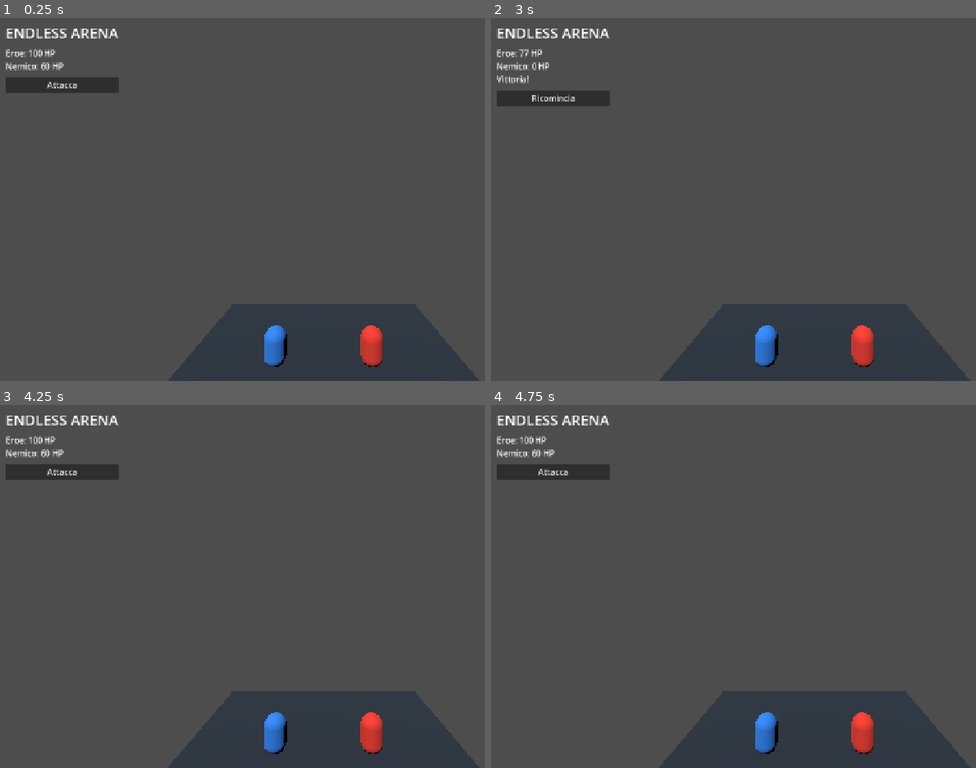
Above: before the commit, frames 1-4 (two rows, left to right).
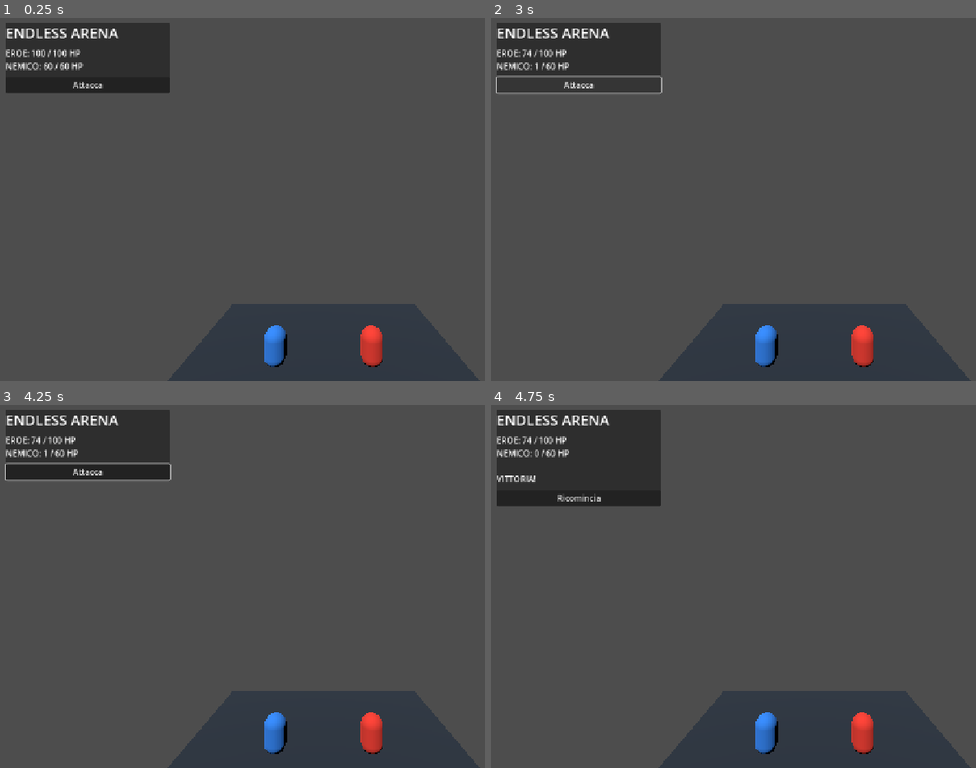
Above: after the commit, the same moments.

Repository: konakona185-gif/Super-spork-K7-school
Game: Godot game, scene res://scenes/main.tscn
The game is run twice, just before and just after one commit, with the same random seed, the same clock (stepped at 60 frames per second) and the same inputs.
Inputs (mouse positions are in pixels of both pictures, inside the frame that each line leads up to):
- Up to frame 1 (0.25 s): no input
- Up to frame 2 (3 s): click "Attacca" at 0.5 s; click "Attacca" at 1.25 s; click "Attacca" at 2 s; tap Enter at 2.75 s
- Up to frame 3 (4.25 s): click (63, 484) at 3.5 s, where only the run before the commit has a clickable "Ricomincia"
- Up to frame 4 (4.75 s): tap Space at 4.25 s

The runs differ from the first frame. In frame 1, 5.1% of the frame differs, in the area x 1-36%, y 1-21%; in frame 2, 5.5%; in frame 3, 5.2%; in frame 4, 7.4%, in the area x 1-36%, y 1-28%.

Commit message:
Update main.gd

Diff:
--- a/scripts/main.gd
+++ b/scripts/main.gd
@@ -1,14 +1,22 @@
+
 extends Node3D
 
-var hero_hp: int = 100
-var enemy_hp: int = 60
-var hero_turn: bool = true
+const HERO_MAX_HP: int = 100
+const ENEMY_MAX_HP: int = 60
+
+var hero_hp: int = HERO_MAX_HP
+var enemy_hp: int = ENEMY_MAX_HP
+var battle_over: bool = false
+var rng := RandomNumberGenerator.new()
 
 var status_label: Label
 var attack_button: Button
 var restart_button: Button
+var hero_mesh: MeshInstance3D
+var enemy_mesh: MeshInstance3D
 
 func _ready() -> void:
+	rng.randomize()
 	_build_arena()
 	_build_ui()
 	_update_ui()
@@ -20,9 +28,9 @@
 	floor_mesh.mesh = plane
 	floor_mesh.position.y = -0.1
 
-	var material := StandardMaterial3D.new()
-	material.albedo_color = Color(0.16, 0.20, 0.25)
-	floor_mesh.material_override = material
+	var floor_material := StandardMaterial3D.new()
+	floor_material.albedo_color = Color(0.16, 0.20, 0.25)
+	floor_mesh.material_override = floor_material
 	add_child(floor_mesh)
 
 	var light := DirectionalLight3D.new()
@@ -31,13 +39,21 @@
 
 	var camera := Camera3D.new()
 	camera.position = Vector3(0, 7, 10)
-	camera.look_at(Vector3(0, 0, 0))
+	camera.look_at(Vector3(0, 0.5, 0))
+	camera.current = true
 	add_child(camera)
 
-	_create_fighter(Vector3(-2, 0.8, 0), Color(0.2, 0.55, 1.0))
-	_create_fighter(Vector3(2, 0.8, 0), Color(1.0, 0.25, 0.2))
+	hero_mesh = _create_fighter(
+		Vector3(-2, 0.8, 0),
+		Color(0.2, 0.55, 1.0)
+	)
 
-func _create_fighter(pos: Vector3, tint: Color) -> void:
+	enemy_mesh = _create_fighter(
+		Vector3(2, 0.8, 0),
+		Color(1.0, 0.25, 0.2)
+	)
+
+func _create_fighter(pos: Vector3, tint: Color) -> MeshInstance3D:
 	var fighter := MeshInstance3D.new()
 	var mesh := CapsuleMesh.new()
 	mesh.radius = 0.45
@@ -50,65 +66,77 @@
 	fighter.material_override = material
 	add_child(fighter)
 
+	return fighter
+
 func _build_ui() -> void:
 	var layer := CanvasLayer.new()
 	add_child(layer)
 
-	var panel := VBoxContainer.new()
+	var panel := PanelContainer.new()
 	panel.position = Vector2(20, 20)
-	panel.add_theme_constant_override("separation", 10)
+	panel.custom_minimum_size = Vector2(320, 0)
 	layer.add_child(panel)
+
+	var layout := VBoxContainer.new()
+	layout.add_theme_constant_override("separation", 10)
+	panel.add_child(layout)
 
 	var title := Label.new()
 	title.text = "ENDLESS ARENA"
 	title.add_theme_font_size_override("font_size", 28)
-	panel.add_child(title)
+	layout.add_child(title)
 
 	status_label = Label.new()
-	panel.add_child(status_label)
+	layout.add_child(status_label)
 
 	attack_button = Button.new()
 	attack_button.text = "Attacca"
 	attack_button.pressed.connect(_on_attack_pressed)
-	panel.add_child(attack_button)
+	layout.add_child(attack_button)
 
 	restart_button = Button.new()
 	restart_button.text = "Ricomincia"
 	restart_button.pressed.connect(_on_restart_pressed)
 	restart_button.visible = false
-	panel.add_child(restart_button)
+	layout.add_child(restart_button)
 
 func _update_ui() -> void:
-	status_label.text = "Eroe: %d HP\nNemico: %d HP" % [hero_hp, enemy_hp]
+	status_label.text = "EROE: %d / %d HP\nNEMICO: %d / %d HP" % [
+		hero_hp, HERO_MAX_HP, enemy_hp, ENEMY_MAX_HP
+	]
 
 	if hero_hp <= 0:
-		status_label.text += "\nSconfitta!"
-		attack_button.visible = false
-		restart_button.visible = true
+		status_label.text += "\n\nSCONFITTA!"
 	elif enemy_hp <= 0:
-		status_label.text += "\nVittoria!"
-		attack_button.visible = false
-		restart_button.visible = true
-	else:
-		attack_button.visible = hero_turn
-		restart_button.visible = false
+		status_label.text += "\n\nVITTORIA!"
+	elif battle_over:
+		status_label.text += "\n\nBattaglia terminata."
+
+	attack_button.visible = not battle_over
+	restart_button.visible = battle_over
 
 func _on_attack_pressed() -> void:
-	if not hero_turn or hero_hp <= 0 or enemy_hp <= 0:
+	if battle_over:
 		return
 
-	enemy_hp = max(0, enemy_hp - randi_range(12, 20))
+	var hero_damage := rng.randi_range(12, 20)
+	enemy_hp = max(0, enemy_hp - hero_damage)
 
-	if enemy_hp > 0:
-		hero_turn = false
-		enemy_hp = max(0, enemy_hp)
-		hero_hp = max(0, hero_hp - randi_range(5, 12))
-		hero_turn = true
+	if enemy_hp <= 0:
+		battle_over = true
+		_update_ui()
+		return
+
+	var enemy_damage := rng.randi_range(5, 12)
+	hero_hp = max(0, hero_hp - enemy_damage)
+
+	if hero_hp <= 0:
+		battle_over = true
 
 	_update_ui()
 
 func _on_restart_pressed() -> void:
-	hero_hp = 100
-	enemy_hp = 60
-	hero_turn = true
+	hero_hp = HERO_MAX_HP
+	enemy_hp = ENEMY_MAX_HP
+	battle_over = false
 	_update_ui()
